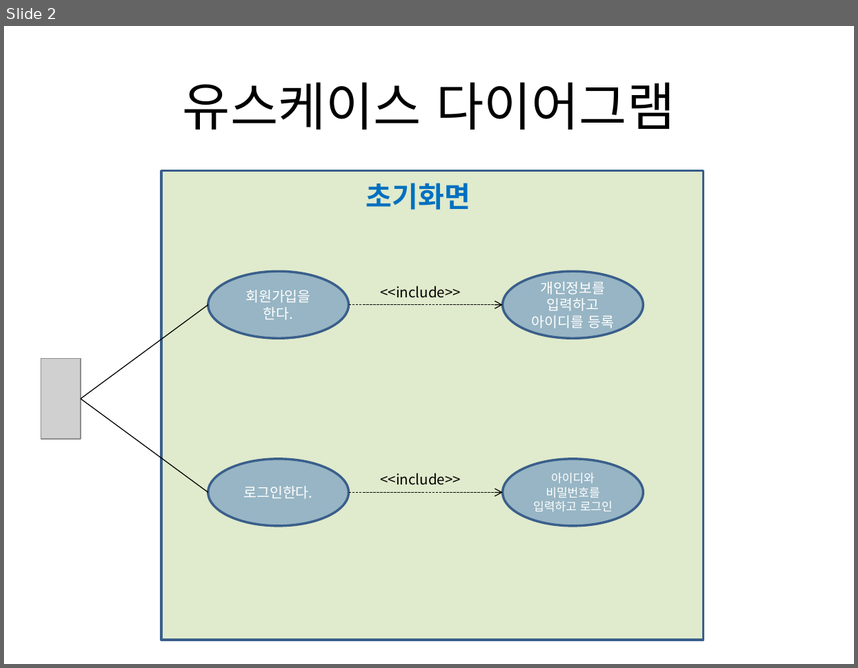
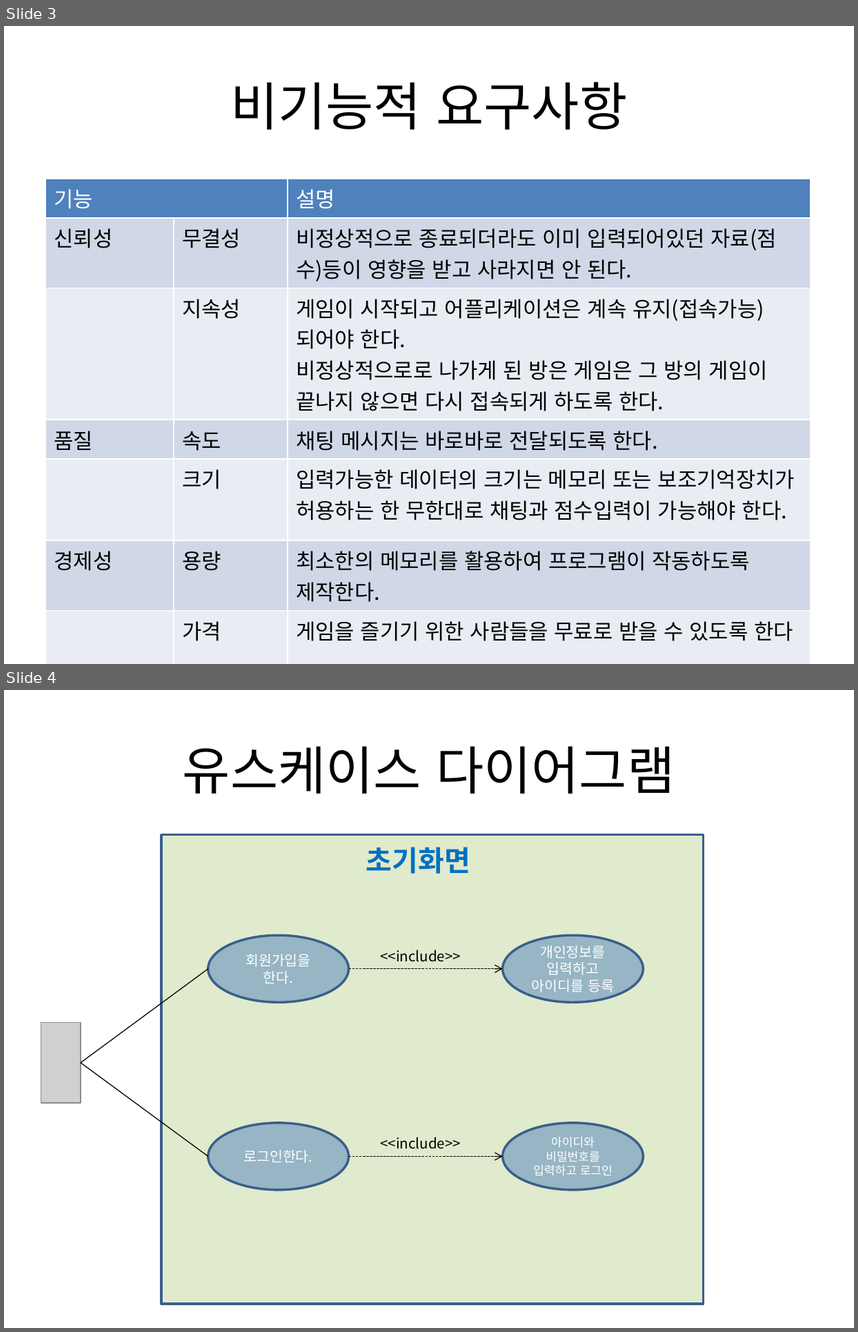
Before and after one commit to ofkdw/DreamWare, a slide deck: Document/요구사항명세서.pptx. Shown one above the other, each under a label of ours: slide 2 before the commit, slides 3 and 4 after it. The pictures are 858x668 and 858x1332 pixels, drawn with LibreOffice and Linux fonts; fonts in the diff are those of the drawing; grey boxes stand for pictures. Boxes give left, top, right and bottom in pixels: in the first picture for what was removed or moved away, otherwise in the second. Text is boxed around its words. In the diff, an @@ line names an element or a change of style, - is before the commit and + after.

```diff
--- a/Document/요구사항명세서.pptx
+++ b/Document/요구사항명세서.pptx
@@ slide 3 added at [4, 26, 854, 664], background #FFFFFF @@
@@ title added at [230, 82, 627, 129], 44 pt, text #000000 @@
+비기능적 요구사항
@@ table added at [45, 178, 811, 646], 7 rows, 3 columns @@
+기능 |  | 설명
+신뢰성 | 무결성 | 비정상적으로 종료되더라도 이미 입력되어있던 자료(점수)등이 영향을 받고 사라지면 안 된다.
+ | 지속성 | 게임이 시작되고 어플리케이션은 계속 유지(접속가능)되어야 한다. / 비정상적으로로 나가게 된 방은 게임은 그 방의 게임이 끝나지 않으면 다시 접속되게 하도록 한다.
+품질 | 속도 | 채팅 메시지는 바로바로 전달되도록 한다.
+ | 크기 | 입력가능한 데이터의 크기는 메모리 또는 보조기억장치가 허용하는 한 무한대로 채팅과 점수입력이 가능해야 한다.
+경제성 | 용량 | 최소한의 메모리를 활용하여 프로그램이 작동하도록 제작한다.
+ | 가격 | 게임을 즐기기 위한 사람들을 무료로 받을 수 있도록 한다
@@ what was slide 2 is now slide 4 @@
```
Also in this commit, not shown: 2 other slides added, 1 slide removed.
